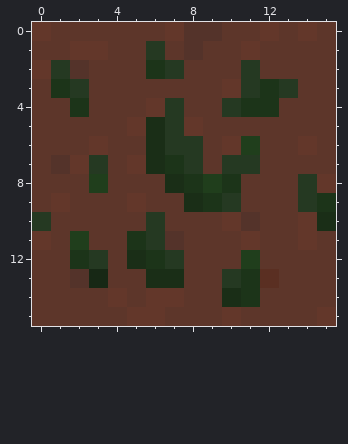
File history of a pixel-art sprite, graphics/tierra_3.png. That is the earlier state.
The file is 16x16 pixels. Colours within 5 levels of each other are drawn and written as one.
Once edited:
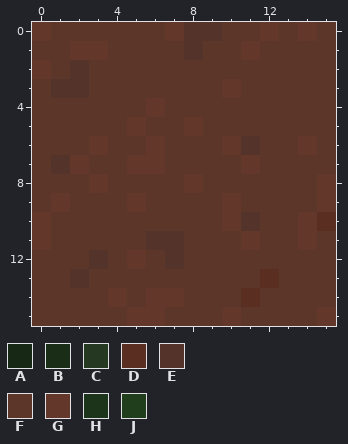
Palette (. is transparent): A #172815  B #1a2e17  C #253922  D #5a2f22  E #54332a  F #5d362a  G #63372a  H #1c3419  J #203e1c
What changed:
y 1: x 6 C -> F
y 2: x 1 C -> F; x 6..7 HC -> FF; x 11 C -> F
y 3: x 1..2 HC -> EE; x 11..13 CHC -> FFF
y 4: x 2 H -> F; x 7 C -> F; x 10..12 CHH -> FFF
y 5: x 6..7 BC -> FF
y 6: x 6..8 BCC -> GFF; x 11 J -> E
y 7: x 3 C -> F; x 6..8 BHC -> GFF; x 10..11 CC -> FG
y 8: x 3 J -> G; x 7..10 BHJH -> FGFF; x 14 C -> F
y 9: x 8..10 BHC -> FFG; x 14..15 CH -> FG
y 10: x 0 C -> G; x 6 C -> F; x 15 B -> D
y 11: x 2 J -> F; x 5..6 HC -> FE
y 12: x 2..3 HC -> FE; x 5..7 BHC -> GFE; x 11 J -> F
y 13: x 3 A -> F; x 6..7 BB -> FF; x 10..11 CH -> FF
y 14: x 10..11 BH -> FD
Where, in picture pixels (left, top, right, bottom), the same in both pictures:
changed: (32, 41, 336, 307)
